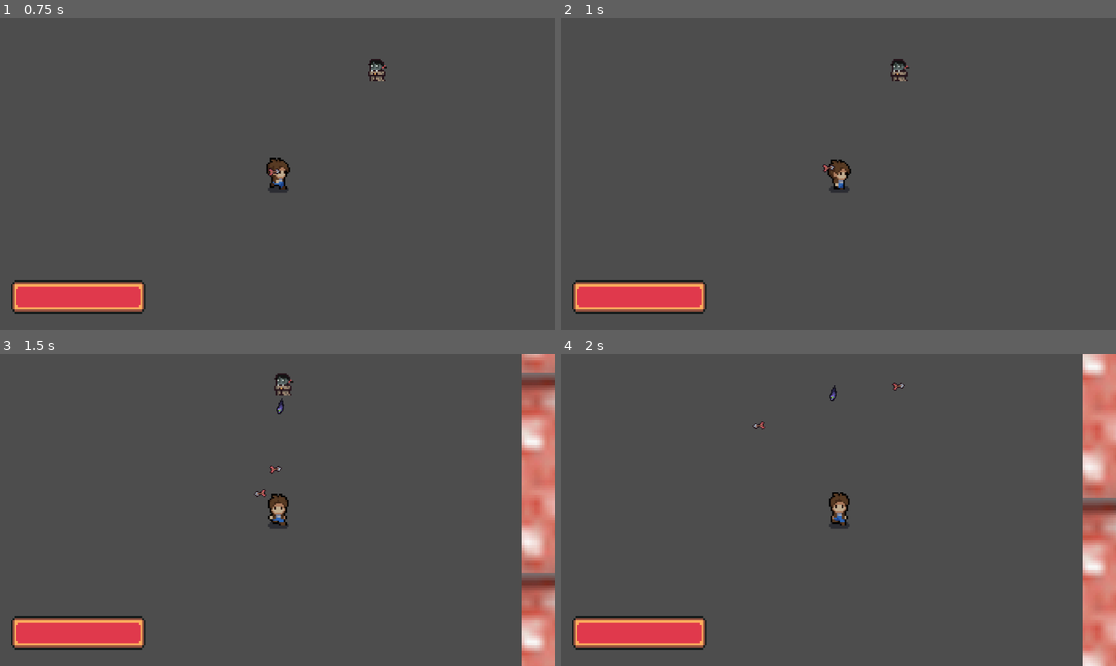
Above: before the commit, frames 1-4 (two rows, left to right).
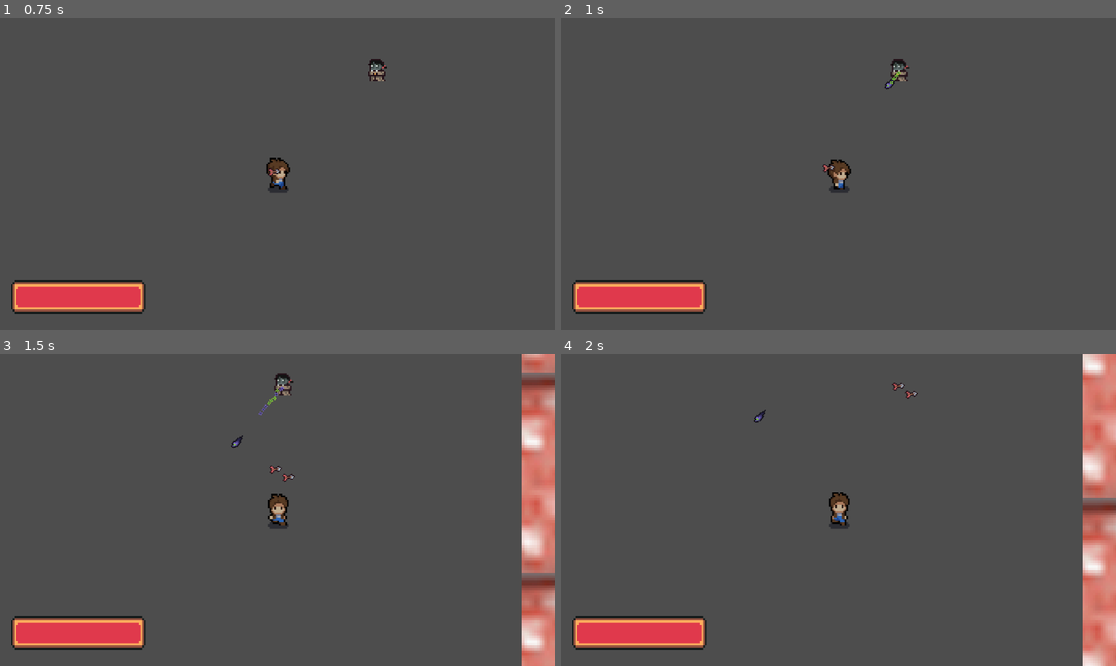
Above: after the commit, the same moments.

Repository: aidan-wolfson/WizardShooterProject
Game: Godot game, scene res://world/world.tscn
The game is run twice, just before and just after one commit, with the same random seed, the same clock (stepped at 60 frames per second) and the same inputs.
Inputs (mouse positions are in pixels of both pictures, inside the frame that each line leads up to):
- Up to frame 1 (0.75 s): move the mouse to (399, 158) at 0.52 s; press the mouse at (399, 158) at 0.53 s; hold D (move_right) from 0.53 s (still down)
- Up to frame 2 (1 s): keep holding D (move_right)
- Up to frame 3 (1.5 s): move the mouse to (166, 525) at 1.27 s; release D (move_right) at 1.28 s; release the mouse at (166, 525) at 1.28 s; hold S (move_down) from 1.28 s (still down); click (166, 525) at 1.35 s
- Up to frame 4 (2 s): keep holding S (move_down)

Frame 1 is identical in both runs. In frame 2, less than 0.1% of the frame differs, in the area x 58-62%, y 17-23%; in frame 3, 0.2%, in the area x 41-54%, y 10-46%; in frame 4, 0.2%.

Commit message:
Witch Projectile FX + Minor Changes
Added a funky lookin particle trail when the witch fires their bolt, made the projectiles actually do damage, and also you can HOLD THE ATTACK BUTTON NOW

Diff:
--- a/enemy/WitchEnemy.tscn
+++ b/enemy/WitchEnemy.tscn
@@ -56,7 +56,7 @@
 }
 
 [sub_resource type="CircleShape2D" id="CircleShape2D_yj23m"]
-radius = 326.05
+radius = 450.0
 
 [node name="WitchEnemy" type="CharacterBody2D" groups=["Enemy"]]
 collision_layer = 0
--- a/player/player.gd
+++ b/player/player.gd
@@ -24,7 +24,7 @@
 	if is_alive:
 		move(delta)
 		animationHandler()
-		if Input.is_action_just_pressed("action_attack") and attackTimer.is_stopped():
+		if Input.is_action_pressed("action_attack") and attackTimer.is_stopped():
 			var projectile_dir = self.global_position.direction_to(get_global_mouse_position())
 			fire_projectile(projectile_dir)
 
@@ -118,6 +118,8 @@
 func _on_player_hitbox_area_entered(area):
 	if area.is_in_group("Projectile"):
 		print_debug("Ouchy, an enemy projectile hit us")
+		var damage = area.damage # damage being dealt by projectile
+		receiveDamage(damage)
 
 func _on_player_hitbox_area_exited(area):
 	pass
--- a/projectiles/witch_projectile.gd
+++ b/projectiles/witch_projectile.gd
@@ -1,9 +1,10 @@
 extends "res://projectiles/projectile.gd"
 
+@onready var particleSystem = $GPUParticles2D
 
 # Called when the node enters the scene tree for the first time.
 func _ready():
-	pass # Replace with function body.
+	particleSystem.emitting = true
 
 
 # Called every frame. 'delta' is the elapsed time since the previous frame.
--- a/projectiles/witch_projectile.tscn
+++ b/projectiles/witch_projectile.tscn
@@ -1,10 +1,36 @@
-[gd_scene load_steps=4 format=3 uid="uid://kf4r2bkogs"]
+[gd_scene load_steps=7 format=3 uid="uid://kf4r2bkogs"]
 
 [ext_resource type="Script" path="res://projectiles/witch_projectile.gd" id="1_ti6ww"]
 [ext_resource type="Texture2D" uid="uid://dxbd4jtsuoobm" path="res://Art/sprites/witch-bolt-projectile.png" id="2_68h08"]
+[ext_resource type="Texture2D" uid="uid://dth4ecpr2cv7f" path="res://Art/sprites/witch-bolt-particle-sheet.png" id="3_3kff6"]
 
 [sub_resource type="CircleShape2D" id="CircleShape2D_c5hgm"]
 radius = 29.14
+
+[sub_resource type="CanvasItemMaterial" id="CanvasItemMaterial_utb50"]
+particles_animation = true
+particles_anim_h_frames = 2
+particles_anim_v_frames = 1
+particles_anim_loop = true
+
+[sub_resource type="ParticleProcessMaterial" id="ParticleProcessMaterial_iv8mo"]
+emission_shape = 3
+emission_box_extents = Vector3(1, 1, 1)
+particle_flag_disable_z = true
+spread = 180.0
+flatness = 0.3
+gravity = Vector3(0, 98, 0)
+initial_velocity_max = 15.54
+orbit_velocity_min = 0.0
+orbit_velocity_max = 0.0
+radial_accel_min = 4.0
+radial_accel_max = 4.0
+angle_min = -157.8
+angle_max = 108.5
+scale_min = 2.5
+scale_max = 2.5
+anim_speed_min = 2.4
+anim_speed_max = 3.07
 
 [node name="WitchProjectile" type="Area2D" groups=["Projectile"]]
 collision_layer = 16
@@ -22,6 +48,16 @@
 
 [node name="VisibleOnScreenNotifier2D" type="VisibleOnScreenNotifier2D" parent="."]
 
+[node name="GPUParticles2D" type="GPUParticles2D" parent="."]
+material = SubResource("CanvasItemMaterial_utb50")
+emitting = false
+amount = 10
+process_material = SubResource("ParticleProcessMaterial_iv8mo")
+texture = ExtResource("3_3kff6")
+one_shot = true
+explosiveness = 0.65
+randomness = 0.5
+
 [connection signal="area_entered" from="." to="." method="_on_area_entered" flags=18]
 [connection signal="body_entered" from="." to="." method="_on_body_entered" flags=18]
 [connection signal="screen_exited" from="VisibleOnScreenNotifier2D" to="." method="_on_visible_on_screen_notifier_2d_screen_exited" flags=18]
Binary file added: Art/sprites/witch-bolt-particle-green-export.png
Not shown, added: Art/sprites/witch-bolt-particle-green-export.png.import
Binary file added: Art/sprites/witch-bolt-particle-green.png
Not shown, added: Art/sprites/witch-bolt-particle-green.png.import
Binary file added: Art/sprites/witch-bolt-particle-purple.aseprite
Binary file added: Art/sprites/witch-bolt-particle-purple.png
Not shown, added: Art/sprites/witch-bolt-particle-purple.png.import
Binary file added: Art/sprites/witch-bolt-particle-sheet.aseprite
Binary file added: Art/sprites/witch-bolt-particle-sheet.png
Not shown, added: Art/sprites/witch-bolt-particle-sheet.png.import
